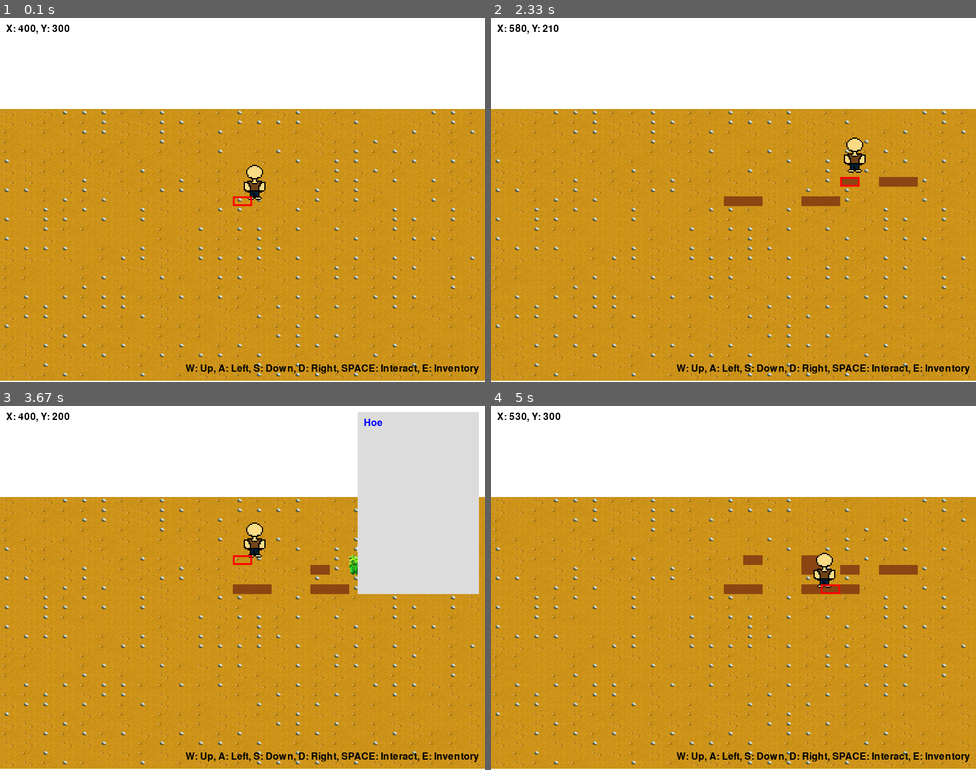
Above: before the commit, frames 1-4 (two rows, left to right).
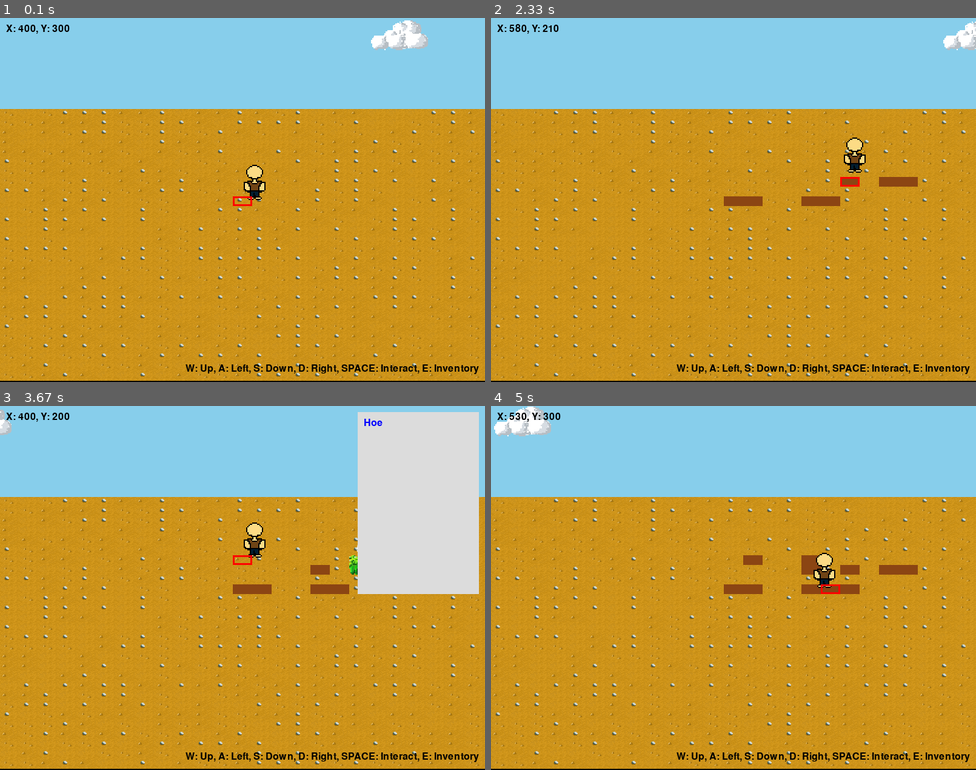
Above: after the commit, the same moments.

Repository: Origin0804/planting-game
Game: pygame game, started from main.py
Same seed, same stepped clock (60 frames per second), same inputs: the game is played once before the commit and once after it.
Inputs (mouse positions are in pixels of both pictures, inside the frame that each line leads up to):
- Up to frame 1 (0.1 s): no input
- Up to frame 2 (2.33 s): tap Space at 0.33, 0.73, 1.03, 1.23, 1.57, 1.87, 2.07 s; hold D 0.67-1.13 s; tap E at 0.82, 2.15 s; hold W 1.17-1.47 s; hold D 1.5-1.97 s; hold A from 2 s (still down)
- Up to frame 3 (3.67 s): tap Space at 2.37, 2.63, 2.97, 3.27, 3.4 s; release A at 2.53 s; hold S 2.57-2.87 s; move the mouse to (291, 668) at 2.6 s; hold A 2.9-3.3 s; hold W from 3.33 s (still down); tap E at 3.48 s
- Up to frame 4 (5 s): release W at 3.7 s; hold D 3.73-4.37 s; tap Space at 3.8, 4.1, 4.47, 4.87 s; hold S 4.4-4.77 s; hold A from 4.8 s (still down); tap E at 4.95 s

The runs differ from the first frame. In frame 1, 25% of the frame differs, in the area x 0-100%, y 0-100%; in frame 2, 25%; in frame 3, 19%; in frame 4, 25%.

Commit message:
New cloud

Diff:
--- a/main.py
+++ b/main.py
@@ -31,7 +31,15 @@
 # 调整图片大小以适应 TILE_SIZE
 player_image = pygame.transform.scale(player_image, (40, 60))
 
-# 后续代码保持不变
+# 加载云的图片
+cloud_image = pygame.image.load('cloud.png').convert_alpha()
+# 可以根据需要调整云的大小
+cloud_image = pygame.transform.scale(cloud_image, (100, 50))
+
+# 初始化云的位置和移动速度
+cloud_x = random.randint(0, WIDTH)
+cloud_y = random.randint(0, SKY_HEIGHT - cloud_image.get_height())
+cloud_speed = 1
 
 # Create a character instance
 player = Character("Player",
@@ -73,6 +81,16 @@
 
 while running:
     screen.fill(SKY_COLOR, (0, 0, WIDTH, SKY_HEIGHT))
+
+    # 更新云的位置
+    cloud_x += cloud_speed
+    if cloud_x > WIDTH:
+        cloud_x = -cloud_image.get_width()
+        cloud_y = random.randint(0, SKY_HEIGHT - cloud_image.get_height())
+
+    # 绘制云
+    screen.blit(cloud_image, (cloud_x, cloud_y))
+
     current_time = pygame.time.get_ticks()  # 每次循环获取当前时间
     for event in pygame.event.get():
         if event.type == pygame.QUIT:
@@ -81,9 +99,6 @@
             if event.key == pygame.K_SPACE:
                 player_tile_x = round(player.grid_x/TILE_SIZE)*TILE_SIZE
                 player_tile_y = round(player.grid_y/TILE_SIZE)*TILE_SIZE
-
-
-
 
                 target_block = None
                 # 精确查找玩家所在的土地块
@@ -99,7 +114,6 @@
 
                     if land_state == 0:  # 土地未开垦
                         if has_hoe:
-
                             target_block.change_state(1)  # 假设 change_state 1 代表开垦
                     elif land_state == 1 and target_block.plant is None:  # 开垦未播种
                         if has_wheat_seed:
@@ -114,22 +128,17 @@
                         if harvested:
                             player.add_item(harvested.product_item)
                             # 随机生成 1 - 2 个种子
-
                             seed_count = random.randint(1, 2)  # 假设种子收获范围 1 - 2
                             for _ in range(seed_count):
-
-
                                 player.add_item(wheat_seed)
                             print(f"Harvested {harvested} and {seed_count} wheat seeds")
             elif event.key == pygame.K_e:
                 is_inventory_open = not is_inventory_open
 
-
     all_objects.append(('player', player))
 
     # 按深度排序（从小到大，先绘制后面的物体）
     all_objects.sort(key=lambda x: x[1].depth)
-
 
     # 处理按键事件，使用 WASD 控制移动
     keys = pygame.key.get_pressed()
@@ -147,9 +156,6 @@
         if isinstance(block, Soil):
             block.grow(current_time)  # 传入当前时间
 
-    # 绘制背景
-    screen.fill(WHITE)
-
     # 按顺序绘制所有对象
     for obj in all_objects:
         if obj[0] == 'block':
@@ -157,9 +163,6 @@
         elif obj[0] == 'player':
             # 玩家绘制需要额外处理
             Character.draw_player(screen, player.grid_x, player.grid_y)
-
-
-    #Character.draw_player(screen, player.grid_x, player.grid_y)
 
     # 在绘制高亮框的位置修改：
     player_tile_x = round(player.grid_x/TILE_SIZE)*TILE_SIZE
Binary file added: cloud.png
